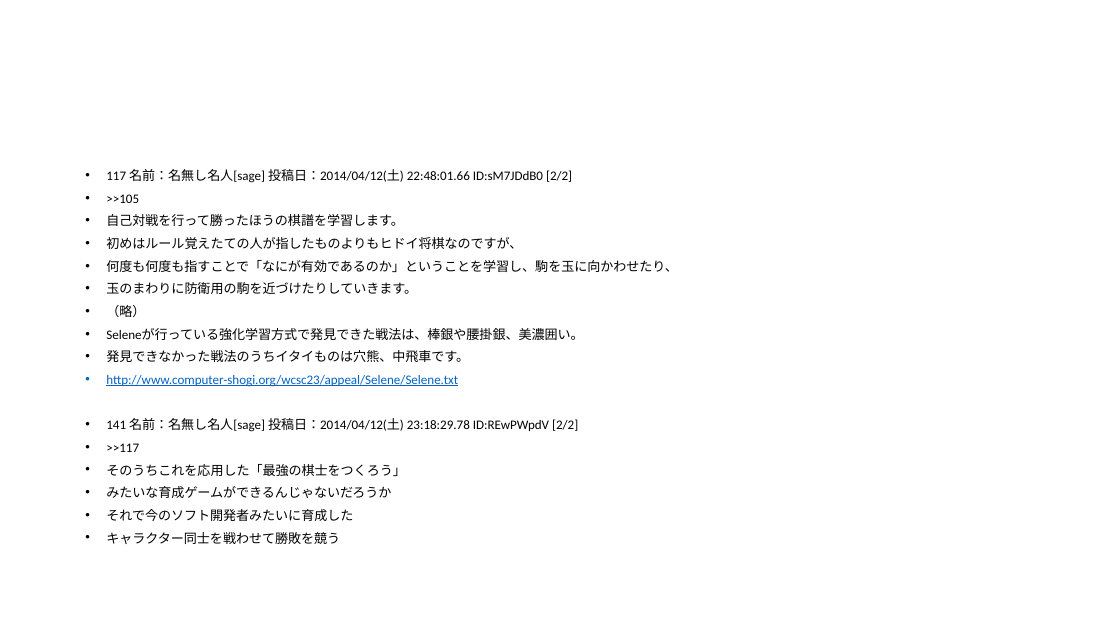
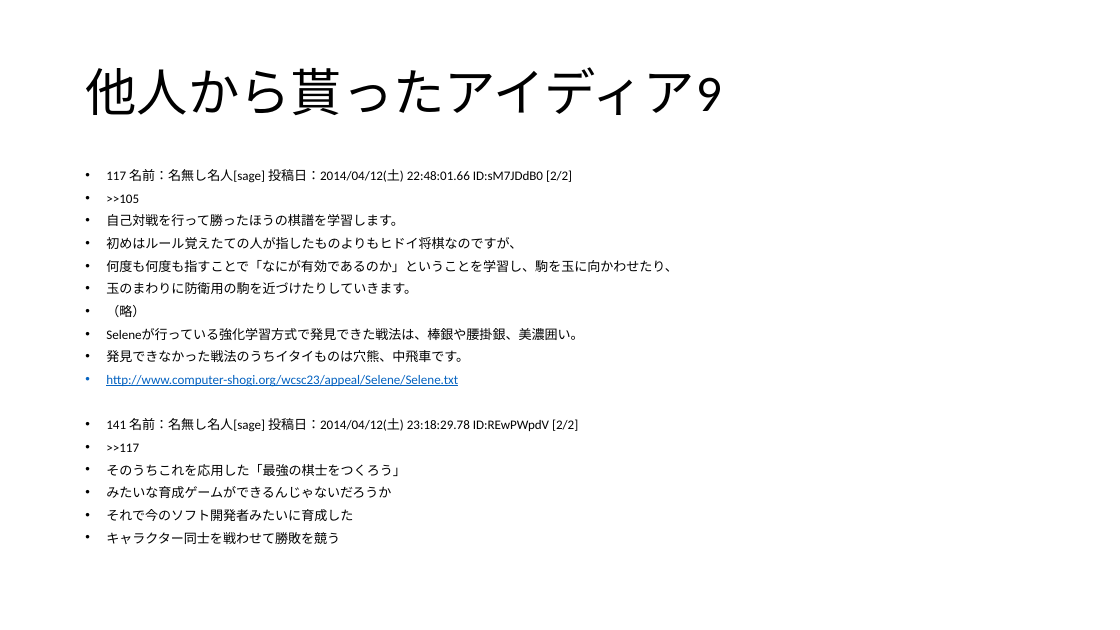
Before and after one commit to pizyumi/CREA, a slide deck: slide 31 of CREA2014/CREACOIN.pptx (slide 32 before the commit). Drawn at 1120x630 pixels with LibreOffice and Linux fonts; fonts in the diff are those of the drawing. Boxes give left, top, right and bottom in pixels: in the first picture for what was removed or moved away, otherwise in the second. Text is boxed around its words. In the diff, an @@ line names an element or a change of style, - is before the commit and + after.

```diff
--- a/CREA2014/CREACOIN.pptx
+++ b/CREA2014/CREACOIN.pptx
@@ title added at [85, 67, 721, 115], 44 pt, text #000000 @@
+他人から貰ったアイディア9
```
Also in this commit, not shown: 3 other slides changed, 1 slide removed, 4 other files.
